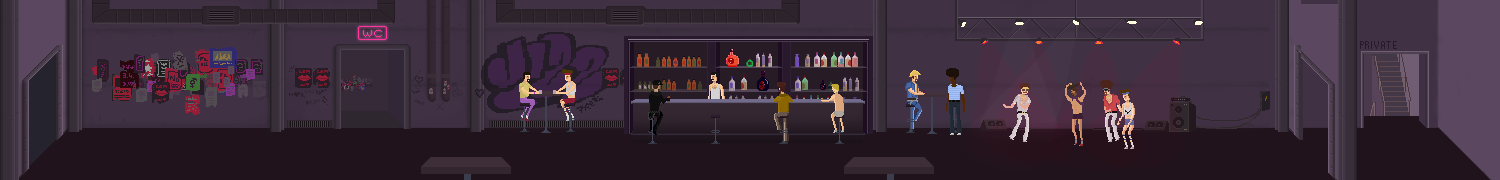
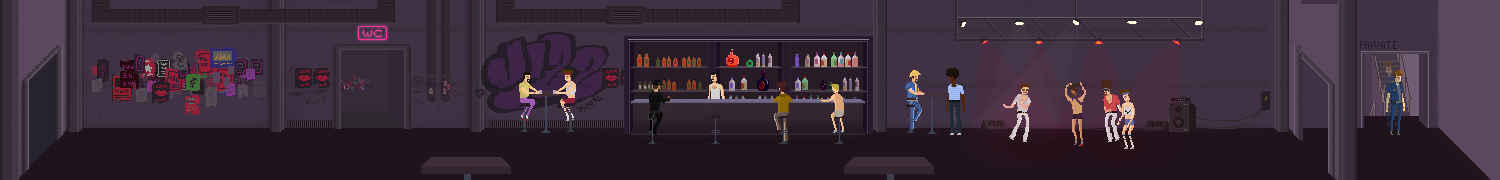
Layer changes from the first 1500×180 image to the second:
added group "teleport(upstairs,club.hectorsroom)" (29%) with 2 layers above "dance" over [left=1382, top=61, right=1401, bottom=126]
added layer "player" in group "teleport(upstairs,club.hectorsroom)" over [left=1382, top=61, right=1401, bottom=126]
added layer "playerspawn(hector) start()" in group "dance" over [left=1386, top=70, right=1405, bottom=135]
